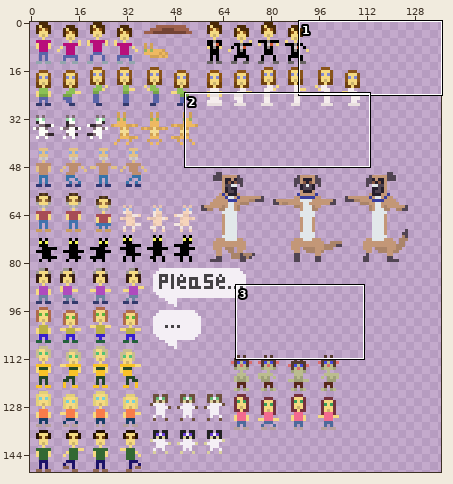
Sprite sheet: demo/sarah/resources/images/dance.png. Above, an overview of the earlier version with the close-up marked.
Close-up. Old version:
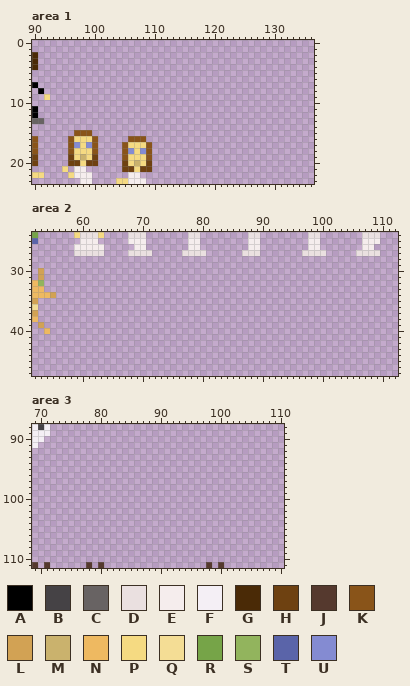
The file is 150x150 pixels. Colours within 5 levels of each other are drawn and written as one. Shown: area 1: x 90..136, y 0..23; area 2: x 52..112, y 24..47; area 3: x 69..110, y 88..111. The wide view leaves out empty margins. The commit also changed other parts of the picture, which this record leaves out.
Palette (. is transparent): A #000000  B #454245  C #686363  D #eae0e0  E #f5eded  F #f4eff5  G #4a2a06  H #6e4111  J #55392e  K #895419  L #d2a254  M #cab26d  N #eeb961  P #f5da82  Q #f4dd95  R #76a448  S #92b45d  T #5a64a9  U #848bd2
Pixels before, area 1, first column x 90:
 2 G...................
 3 G...................
 4 G...................
 5 ....................
 6 ....................
 7 A...................
 8 .A..................
 9 ..P.................
10 ....................
11 A...................
12 A...................
13 CC..................
14 ....................
15 .......KKK..........
16 K.....KPPPK.....KKK.
17 K.....KUPUK....KPPPK
18 K.....KPPPK....KUPUK
19 H.....HPMPH....KPPPK
20 H.....HHPHH....HPMPH
21 .....P.EE......HHPHH
22 PP....PEEE......EE..
23 ........EE....PPEEE.
Pixels before, area 2, first column x 52:
24 R......PDDDP....DDD.......DD........DD........DD.......DDD
25 T.......EEE.....EEE.......EE........EE........EE.......EEE
26 .......EEEEE.....EE.......EE........EE........EE.......EE.
27 .......DDDDD....DDDD.....DDDD......DDD.......DDDD.....DDDD
28 ..........................................................
29 ..........................................................
30 .L........................................................
31 .L........................................................
32 NS........................................................
33 NN........................................................
34 NNNL......................................................
35 L.........................................................
36 Q.........................................................
37 L.........................................................
38 N.........................................................
39 .L........................................................
40 ..N.......................................................
Pixels before, area 3, first column x 69:
 88 FBF.............................
 89 FFF.............................
 90 FF..............................
 91 F...............................
 92 ................................
 93 ................................
 94 ................................
 95 ................................
 96 ................................
 97 ................................
 98 ................................
 99 ................................
100 ................................
101 ................................
102 ................................
103 ................................
104 ................................
105 ................................
106 ................................
107 ................................
108 ................................
109 ................................
110 ................................
111 J.J......J.J.................J.J
Once edited:
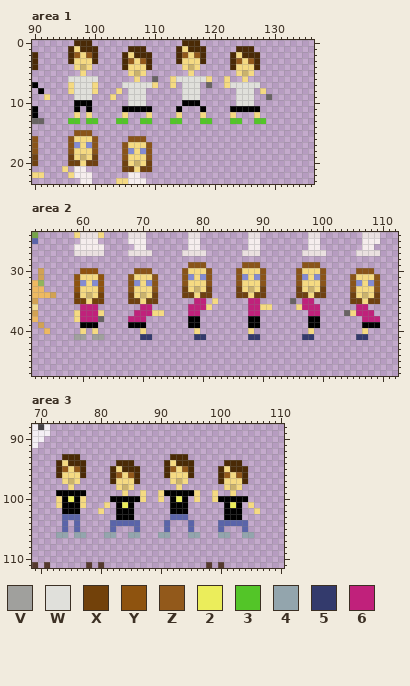
Colours new in this view: V #a0a09d  W #e0e0db  X #72410a  Y #8e530f  Z #92591b  2 #ebed5b  3 #53c528  4 #93a5ad  5 #333a6c  6 #c0217b
Changes in this commit:
Changed rows in their new state; - is an unchanged pixel.
Area 1:
first column x 96:
 0 -GGG---------------GGG------------
 1 GPGGG-----GGG-----GPGGG-----GGG---
 2 GZPZG----GPGGG----GZPZG----GPGGG--
 3 GPPPG----GZPZG----GPPPG----GZPZG--
 4 -PMP-----GPPPG-----PMP-----GPPPG--
 5 --P-------PMP-------P-------PMP---
 6 WWWWW------P--C--PWWWWWP--P--P----
 7 PWWWP----WWWWWP--P-WWW-C--PWWWWW--
 8 PWWWP---P-WWW------WWW------WWW-P-
 9 -WWW---P--WWW------WWW------WWW--C
10 -AAA------WWW------AAA------WWW---
11 -A-A-----AAAAA----A---A----AAAAA--
12 -P-P-----P---P----P---P----P---P--
13 33-33---33--33---33---33---33--33-
Area 2:
first column x 59:
29 -------------------KKK------KKK-------KKK----------
30 -YYY------KKK-----KPPPK----KPPPK-----KPPPK-----KKK-
31 YPPPY----KPPPK----KUPUK----KUPUK-----KUPUK----KPPPK
32 YUPUY----KUPUK----KPPPK----KPPPK-----KPPPK----KUPUK
33 YPPPY----KPPPK----HPMPH----HPMPH-----HPMPH----KPPPK
34 XPMPX----HPMPH----HHPHH----HHPHH-----HHPHH----HPMPH
35 XXPXX----HHPHH------66-P-----66-----C-66------HHPHH
36 -666-------66------666P------66PP----P666------66--
37 P666P-----666PP----66--------66--------66----CP666-
38 P666C----666-------AA--------AA--------AA-------666
39 -AAA-----AAA-------AA--------AA--------AA-------AAA
40 -P-P-------P--------P--------P---------P--------P--
41 VV-VV------55-------55-------55-------55-------55--
Area 3:
first column x 73:
 93 -GGG---------------GGG------------
 94 GPGGG-----GGG-----GPGGG-----GGG---
 95 GZPZG----GPGGG----GZPZG----GPGGG--
 96 GPPPG----GZPZG----GPPPG----GZPZG--
 97 -PMP-----GPPPG-----PMP-----GPPPG--
 98 --P-------PMP-------P-------PMP---
 99 AAAAA------P--P--PAAAAAP--P--P----
100 PA2AP----AAAAAP--P-A2A-P--PAAAAA--
101 PAAAP---P-A2A------AAA------A2A-P-
102 -AAA---P--AAA------AAA------AAA--P
103 -TTT------AAA------TTT------AAA---
104 -T-T-----TTTTT----T---T----TTTTT--
105 -T-T-----T---T----T---T----T---T--
106 44-44---44--44---44---44---44--44-
Changed places in both close-ups, as pixel boxes (x1, y1, x2, y2):
added: (68, 40, 272, 124)
added: (128, 262, 380, 340)
added: (74, 268, 104, 340)
added: (56, 454, 260, 538)
